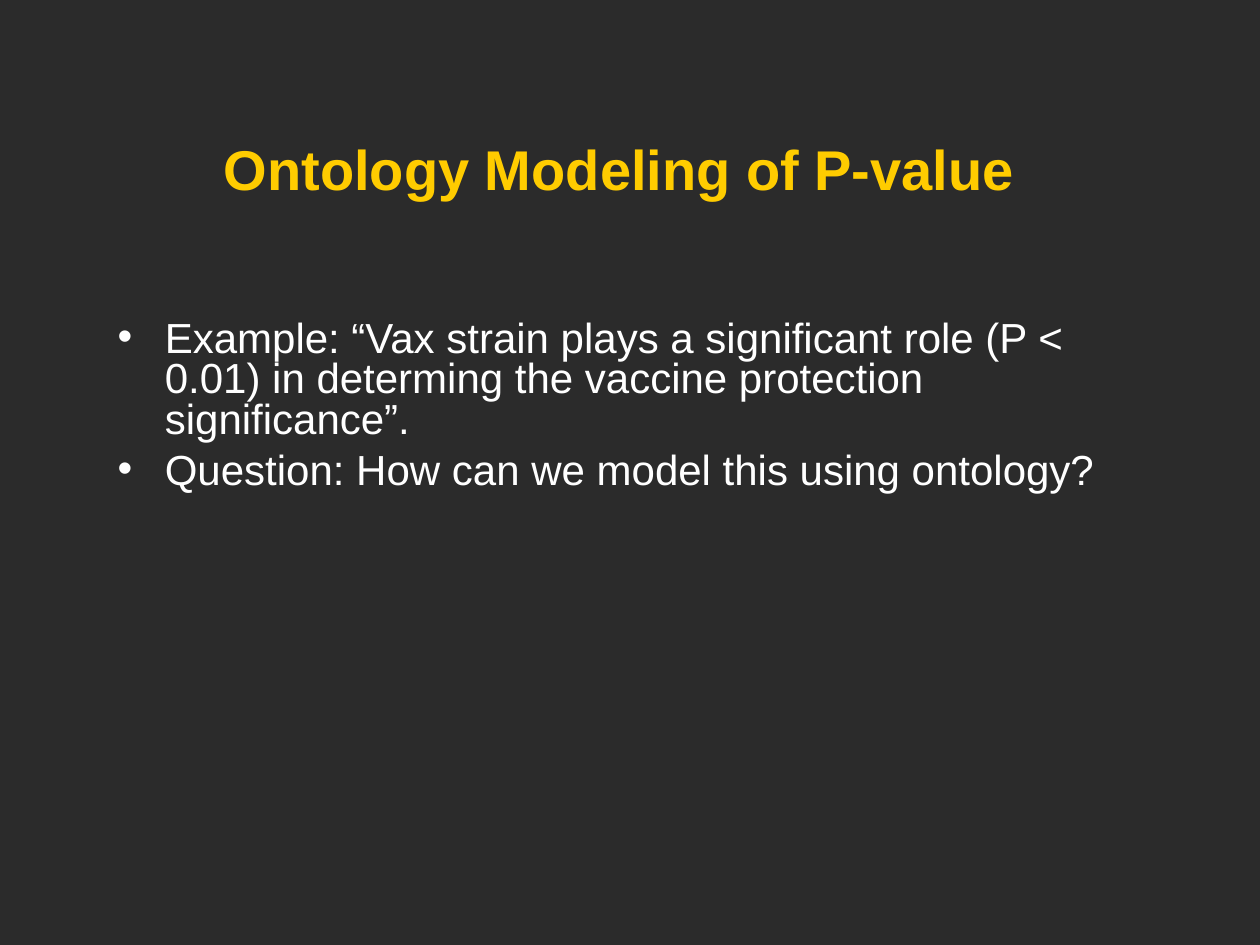
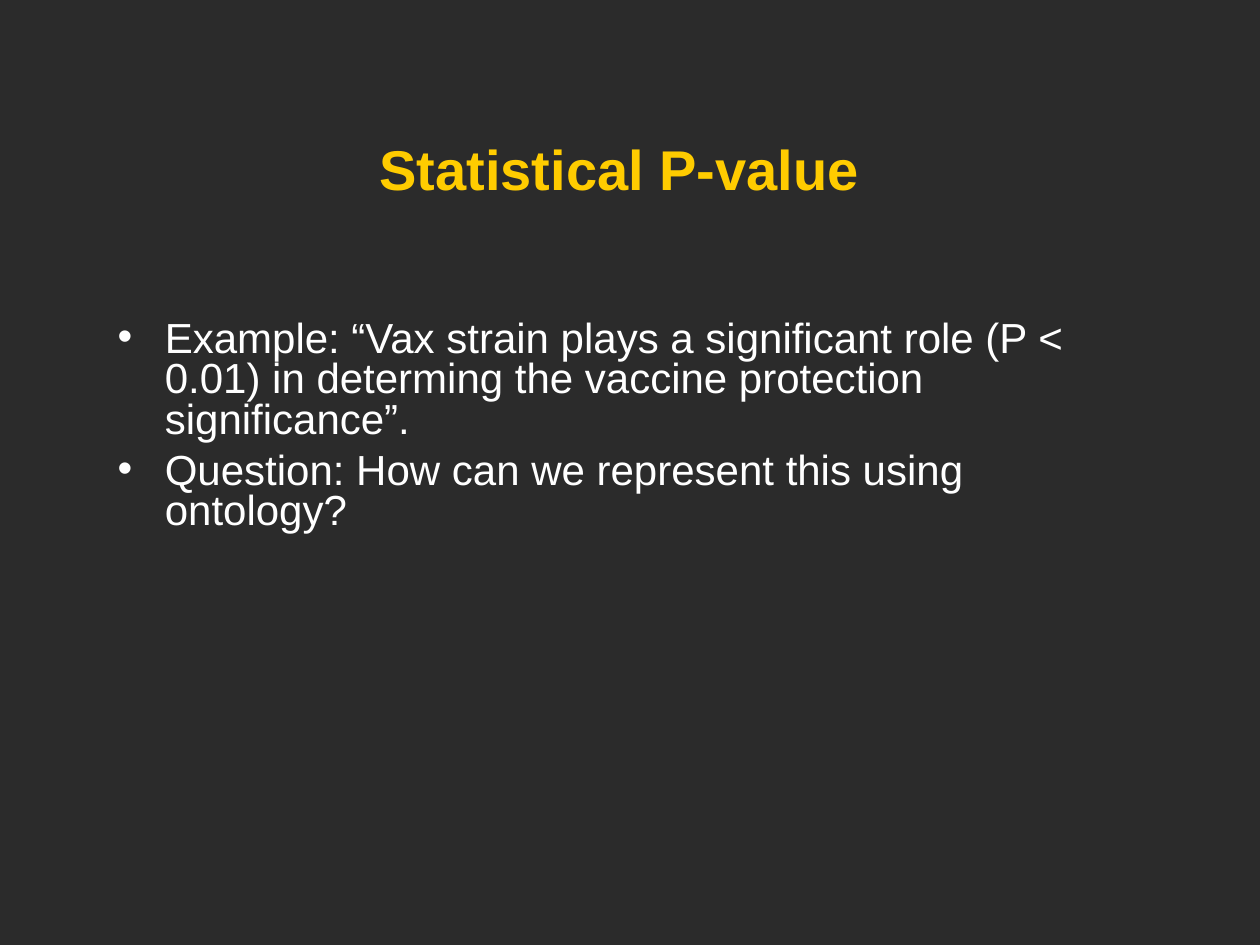
Before and after one commit to obi-ontology/obi-legacy-svn, a slide deck: slide 22 of trunk/docs/developer/use cases/Vaccine_usercase_Vancouver2010.ppt. Drawn at 1260x945 pixels with LibreOffice and Linux fonts; fonts in the diff are those of the drawing; background and template pictures are left out; a plain dark background stands for a picture behind light text. Boxes give left, top, right and bottom in pixels: in the first picture for what was removed or moved away, otherwise in the second. Text is boxed around its words. In the diff, an @@ line names an element or a change of style, - is before the commit and + after.

```diff
--- a/trunk/docs/developer/use cases/Vaccine_usercase_Vancouver2010.ppt
+++ b/trunk/docs/developer/use cases/Vaccine_usercase_Vancouver2010.ppt
@@ title at [379, 149, 858, 191]: text changed @@
-Ontology Modeling of P-value
+Statistical P-value
@@ text at [165, 454, 963, 533]: text changed @@
-• Question: How can we model this using ontology?
+• Question: How can we represent this using ontology?
```
Also in this commit, not shown: 16 other slides changed.
